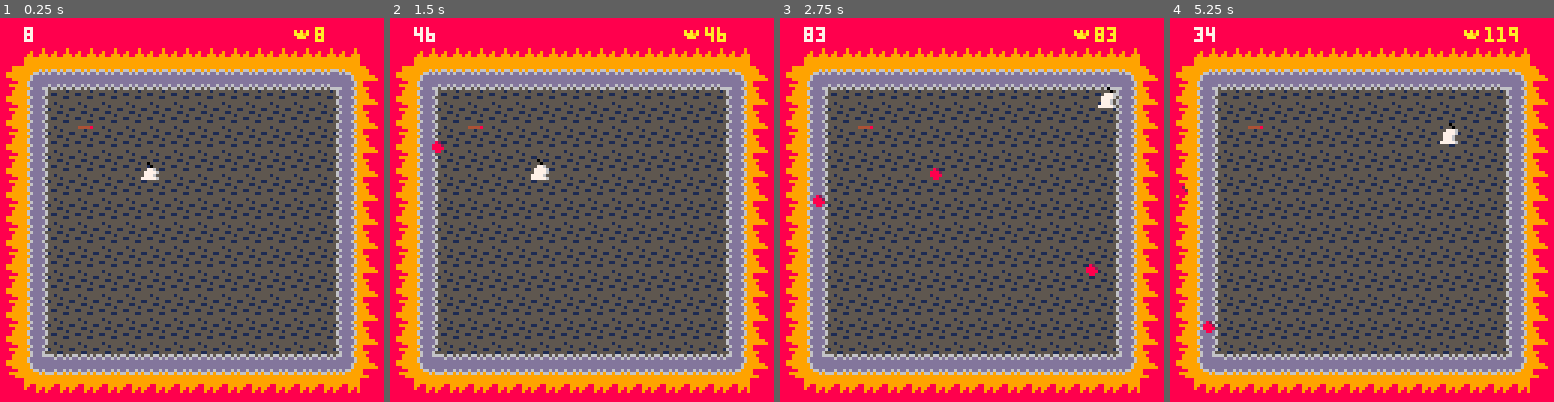
Above: before the commit, frames 1-4 (left to right).
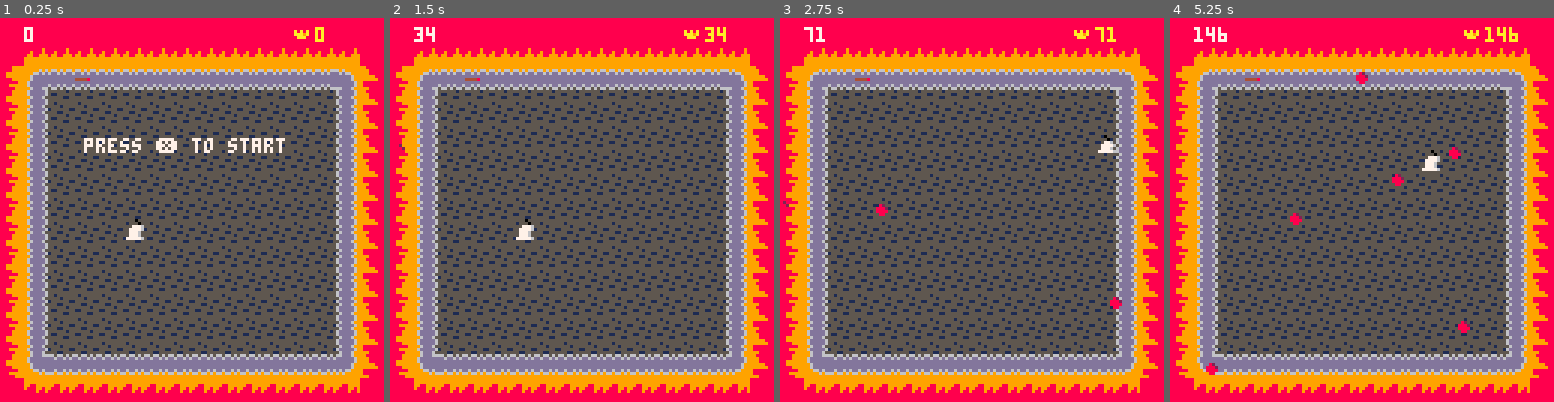
Above: after the commit, the same moments.

Repository: ckrinitsin/wick-dodge
Game: PICO-8 cartridge wick-dodge.p8
Two runs of this game, one before a commit and one after it. Both use one fixed random seed, a clock stepped at 60 frames per second and the inputs below.
Inputs:
- Up to frame 1 (0.25 s): no input
- Up to frame 2 (1.5 s): tap X (X key) at 0.33, 1.07 s
- Up to frame 3 (2.75 s): hold Right 1.6-2.1 s; tap X (X key) at 1.85 s; hold Up 2.15-2.42 s; hold Right from 2.47 s (still down)
- Up to frame 4 (5.25 s): tap X (X key) at 2.97, 4.08, 5.2 s; release Right at 3.03 s; hold Left 3.08-3.58 s; hold Down 3.63-3.97 s; hold Right 4.02-4.68 s; hold Up 4.73-5.03 s; hold Left from 5.08 s (still down)

The runs differ from the first frame. In frame 1, 1.2% of the frame differs, in the area x 7-84%, y 3-58%; in frame 2, 0.6%; in frame 3, 0.9%; in frame 4, 1.1%.

Commit message:
Refinements

Diff:
--- a/wick-dodge.p8
+++ b/wick-dodge.p8
@@ -1,9 +1,10 @@
 pico-8 cartridge // http://www.pico-8.com
 version 43
 __lua__
+start = false
 
 function _init()
- if not game_over then
+ if not start then
   cartdata(0)
  end
  fire_balls = {}
@@ -19,6 +20,10 @@
 end
 
 function _update()
+ if not start then
+  if btn(❎) then start=true end
+  return
+ end
  if game_over then
   animate_death()
   if btn(❎) then _init() end
@@ -44,14 +49,14 @@
 	end
 	draw_score()
 	draw_highscore()
-	if player.sprite>=player.death_sprite_end then
-	 draw_game_over()
+	if not start or player.sprite>=player.death_sprite_end then
+	 draw_start()
 	end
 end
 -->8
 player = {
- posx = 50,
- posy = 50,
+ posx = 45,
+ posy = 70,
  velx = 0,
  vely = 0,
  vel_factor = 1,
@@ -73,6 +78,7 @@
   dset(0, high_score)
   player.sprite=player.death_sprite
   music(-1)
+  sfx(3)
  end
 
 	animate()
@@ -204,8 +210,8 @@
  print(high_score,105,3,10)
 end
 
-function draw_game_over()
- print("press ❎ to restart",26,40,7)
+function draw_start()
+ print("press ❎ to start",28,40,7)
 end
 __gfx__
 000000006665566666605666d0ddd0dd6566656655555515ddd2dd0000dd2ddddddd2ddd00000000dddd2d0000d2dddddddd2dddddd2ddddddd2dddd00000000
@@ -232,23 +238,23 @@
 0000000cccc88ccc0000000000000000dddddddddd2ddddd0000000000000009996ddd658888889956ddd699988888888888888899966d6dd6d6699900000000
 0000000ccccccccc0000000000000000dddddddd00000000000000000000000996ddddd6888999996ddddd699888888888888888999996966969999900000000
 0000000ccccccccc0000000000000000dddddddd000000000000000000000009996ddd658888899956ddd6999998888888888888999999999999999900000000
-00000000000000000000000000000000000000005555551555555515000000006656656599999999999999998888888888888888000000000000000000000000
-0000000000000000000000000000000000000000511555555115555500000000dd6dd6d699999999966969668888888888888888000000000000000000000000
-0000000000000000000000000000000000000000555558155555511500000000dddddddd998899996dd6d6dd8888889888888888000000000000000000000000
-0000000000000000000000000000000000000000555545555555555500000000dddddddd98889989dddddddd8898889888888888000000000000000000000000
-0000000000000000000000000000000000000000551455555544448500000000dddddddd88889889dddddddd8998899988a8a8a8000000000000000000000000
-0000000000000000000000000000000000000000554515555555155500000000dd6dd6d688888888dddddddd9999999988aaa9a8000000000000000000000000
-000000000000000000000000000000000000000015555551155555510000000066966969888888886dd6d6dd99999999888aaa88000000000000000000000000
-00000000000000000000000000000000000000005551155555511555000000009999999988888888566565669999999988888888000000000000000000000000
+00000000000000000000000000000000999999995555551555555515000000006656656599999999999999998888888888888888000000000000000000000000
+0000000000000000000000000000000096696966511555555115555500000000dd6dd6d699999999966969668888888888888888000000000000000000000000
+000000000000000000000000000000006dd6d6dd555558155555511500000000dddddddd998899996dd6d6dd8888889888888888000000000000000000000000
+00000000000000000000000000000000dddddddd555545555555555500000000dddddddd98889989dddddddd8898889888888888000000000000000000000000
+00000000000000000000000000000000d44448dd551455555544448500000000dddddddd88889889dddddddd8998899988a8a8a8000000000000000000000000
+00000000000000000000000000000000dddddddd554515555555155500000000dd6dd6d688888888dddddddd9999999988aaa9a8000000000000000000000000
+000000000000000000000000000000006dd6d6dd15555551155555510000000066966969888888886dd6d6dd99999999888aaa88000000000000000000000000
+00000000000000000000000000000000566565665551155555511555000000009999999988888888566565669999999988888888000000000000000000000000
 __gff__
-0000000000000101010101010101010000000000000000000000000000010100000000000001000001000100000101000000000000000000010001000000000000000000000000000000000000000000000000000000000000000000000000000000000000000000000000000000000000000000000000000000000000000000
+0000000000000101010101010101010000000000000000000000000000010100000000000001000001000100000101000000000001000000010001000000000000000000000000000000000000000000000000000000000000000000000000000000000000000000000000000000000000000000000000000000000000000000
 0000000000000000000000000000000000000000000000000000000000000000000000000000000000000000000000000000000000000000000000000000000000000000000000000000000000000000000000000000000000000000000000000000000000000000000000000000000000000000000000000000000000000000
 __map__
 2c2c2c2c2c2c2c2c2c2c2c2c3c2c2c2c05050505050505050505050505050505050505050505050505050505050505050000000000000000000000000000000000000000000000000000000000000000000000000000000000000000000000000000000000000000000000000000000000000000000000000000000000000000
 2c3b3b3b3b3b3b3b3b3b3b3b3b3b3b2c05050505050505050505050505050505050505050505050505050505050505050000000000000000000000000000000000000000000000000000000000000000000000000000000000000000000000000000000000000000000000000000000000000000000000000000000000000000
-291d3a3a3a3a3a3a3a3a3a3a3a3a1e2b05050505050505050505050505050505050505050505050505050505050505050000000000000000000000000000000000000000000000000000000000000000000000000000000000000000000000000000000000000000000000000000000000000000000000000000000000000000
-29280505050505050505050505052a2b05050505050505050505050505050505050505050505050505050505050505050000000000000000000000000000000000000000000000000000000000000000000000000000000000000000000000000000000000000000000000000000000000000000000000000000000000000000
-29280536050505050505050505052a2b05050505050505050505050505050505050505050505050505050505050505050000000000000000000000000000000000000000000000000000000000000000000000000000000000000000000000000000000000000000000000000000000000000000000000000000000000000000
+291d3a343a3a3a3a3a3a3a3a3a3a1e2b05050505050505050505050505050505050505050505050505050505050505050000000000000000000000000000000000000000000000000000000000000000000000000000000000000000000000000000000000000000000000000000000000000000000000000000000000000000
+29280505050505050505050505052a2b05050505050505050505050505050505050505050505050505050505050505050000000000000000000000000000000000000000000000000000000000000000000000000000000000000000000000000000000000000000000000000000000000000000000000000000000000000000
+29280505050505050505050505052a2b05050505050505050505050505050505050505050505050505050505050505050000000000000000000000000000000000000000000000000000000000000000000000000000000000000000000000000000000000000000000000000000000000000000000000000000000000000000
 29280505050505050505050505052a2b05050505050505050505050505050505050505050505050505050505050505050000000000000000000000000000000000000000000000000000000000000000000000000000000000000000000000000000000000000000000000000000000000000000000000000000000000000000
 29280505050505050505050505052a2b05050505050505050505050505050505050505050505050505050505050505050000000000000000000000000000000000000000000000000000000000000000000000000000000000000000000000000000000000000000000000000000000000000000000000000000000000000000
 29280505050505050505050505052a2b05050505050505050505050505050505050505050505050505050505050505050000000000000000000000000000000000000000000000000000000000000000000000000000000000000000000000000000000000000000000000000000000000000000000000000000000000000000
Not shown, changed: the sound effects (__sfx__) section of wick-dodge.p8
